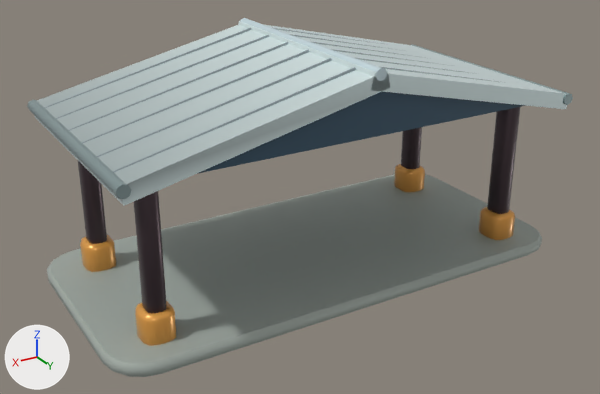
Renders of the glTF model assets/models/regions/alpine_parking.glb from each side of a commit.
Rendered twice from a camera (50 mm lens) standing at (7.11, 11.71, 7.1) and looking at (0.21, 0.21, 1.35). Lighting does not change. The marker at lower left points along +X, +Y and +Z. The older version comes first. Vertices at exactly the same position are counted once.

In view in the first picture: 'Parking'.
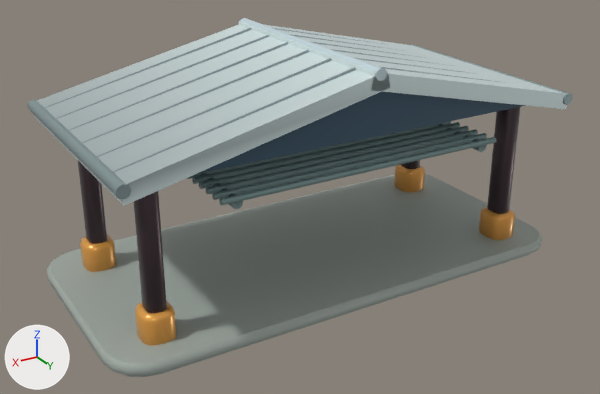
Boxes (x1, y1, x2, y2) around the edits, measured in the pictures (600 x 394 px):
part 1 of me_parking, added: after (438, 124, 487, 152)
part 2 of me_parking, added: after (200, 173, 243, 209)
part 3 of me_parking, added: after (219, 137, 497, 206)
part 4 of me_parking, added: after (212, 133, 487, 200)
part 5 of me_parking, added: after (205, 129, 478, 194)
part 6 of me_parking, added: after (199, 126, 469, 189)
part 7 of me_parking, added: after (192, 122, 460, 184)
part 8 of me_parking, added: after (187, 121, 451, 179)

What the commit changed:
me_parking is used by ob_parking; location (0.0, 0.0, 0.0).
me_parking had 1094 vertices, 2064 faces and spanned x -4.31..4.31, y -2.18..2.18, z 0.0..4.06.
me_parking now has 1274 vertices, 2380 faces and spans x -4.31..4.31, y -2.18..2.18, z 0.0..4.06.
me_parking part 1: a new loose piece, a 9-sided cylinder along y spanning x -2.39..-2.21, y 0.12..1.98, z 2.27..2.45, in mat_paint.
me_parking part 2: a new loose piece, a 9-sided cylinder along y spanning x 2.21..2.39, y 0.12..1.98, z 2.27..2.45, in mat_paint.
me_parking part 3: a new loose piece, an 8-sided cylinder along x spanning x -2.56..2.56, y 1.92..2.03, z 2.39..2.49, in mat_paint.
me_parking part 4: a new loose piece, an 8-sided cylinder along x spanning x -2.56..2.56, y 1.69..1.8, z 2.39..2.49, in mat_paint.
me_parking part 5: a new loose piece, an 8-sided cylinder along x spanning x -2.56..2.56, y 1.46..1.57, z 2.39..2.49, in mat_paint.
me_parking part 6: a new loose piece, an 8-sided cylinder along x spanning x -2.56..2.56, y 1.23..1.33, z 2.39..2.49, in mat_paint.
me_parking part 7: a new loose piece, an 8-sided cylinder along x spanning x -2.56..2.56, y 1.0..1.1, z 2.39..2.49, in mat_paint.
me_parking part 8: a new loose piece, an 8-sided cylinder along x spanning x -2.56..2.56, y 0.77..0.87, z 2.39..2.49, in mat_paint.
Other edits to the shape of me_parking do not show in these pictures.
